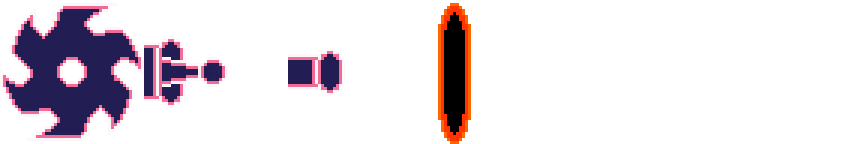
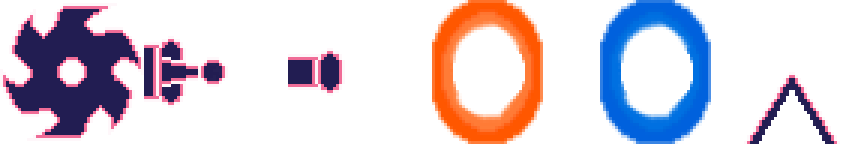
The second 864px x 144px image is a revision of the first. Changes to its layers:
added layer "booster" above "Pasted Layer #1" over [744, 72, 840, 144]
renamed "Outline #3" to "Transformation", painted on it over [432, 0, 543, 144]
painted on "Pasted Layer #2" over [438, 3, 471, 144]
added layer "Transformation copy" over [600, 0, 711, 144]
